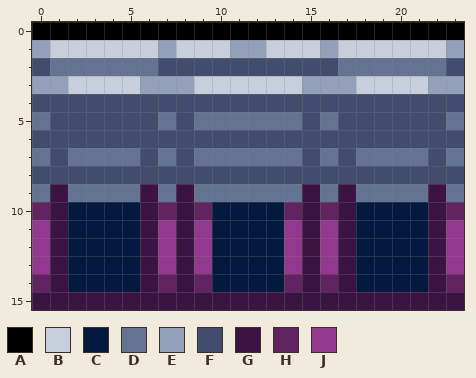
Pixel-art sprite -- Minijam109-Depths/Assets/Sprites/Main/platformTile.png. The picture above was drawn from the file before the commit.
The file is 24x16 pixels.
Palette (. is transparent): A #000000  B #c7cfdd  C #03193f  D #657392  E #92a1b9  F #424c6e  G #3b1443  H #622461  J #93388f
Pixels before, first column x 0:
 0 AAAAAAAAAAAAAAAAAAAAAAAA
 1 EBBBBBBEBBBEEBBBEBBBBBBE
 2 FDDDDDDFFFFFFFFFFDDDDDDF
 3 EEBBBBEEEBBBBBBEEEBBBBEE
 4 FFFFFFFFFFFFFFFFFFFFFFFF
 5 DFFFFFFDFDDDDDDFDFFFFFFD
 6 FFFFFFFFFFFFFFFFFFFFFFFF
 7 DFDDDDFDFDDDDDDFDFDDDDFD
 8 FFFFFFFFFFFFFFFFFFFFFFFF
 9 DGDDDDGDGDDDDDDGDGDDDDGD
10 HGCCCCGHGHCCCCHGHGCCCCGH
11 JGCCCCGJGJCCCCJGJGCCCCGJ
12 JGCCCCGJGJCCCCJGJGCCCCGJ
13 JGCCCCGJGJCCCCJGJGCCCCGJ
14 HGCCCCGHGHCCCCHGHGCCCCGH
15 GGGGGGGGGGGGGGGGGGGGGGGG
Now the later version:
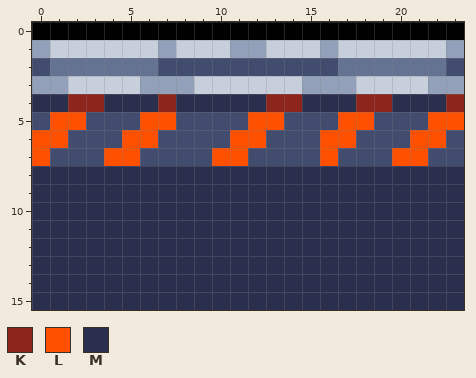
Colours new in this view: K #8e251d  L #ff5000  M #2a2f4e
From old to new:
Changed rows in their new state; - is an unchanged pixel.
first column x 0:
 4 MMKKMMMKMMMMMKKMMMKKMMMK
 5 FLL---LL-FFFLLF-FLL---LL
 6 LL---LL----LL---LL---LL-
 7 L-FFLL-F-FLLFFF-L-FFLL-F
 8 MMMMMMMMMMMMMMMMMMMMMMMM
 9 MMMMMMMMMMMMMMMMMMMMMMMM
10 MMMMMMMMMMMMMMMMMMMMMMMM
11 MMMMMMMMMMMMMMMMMMMMMMMM
12 MMMMMMMMMMMMMMMMMMMMMMMM
13 MMMMMMMMMMMMMMMMMMMMMMMM
14 MMMMMMMMMMMMMMMMMMMMMMMM
15 MMMMMMMMMMMMMMMMMMMMMMMM
Where, in picture pixels (left, top, right, bottom), the same in both pictures:
changed: (32, 94, 464, 310)
